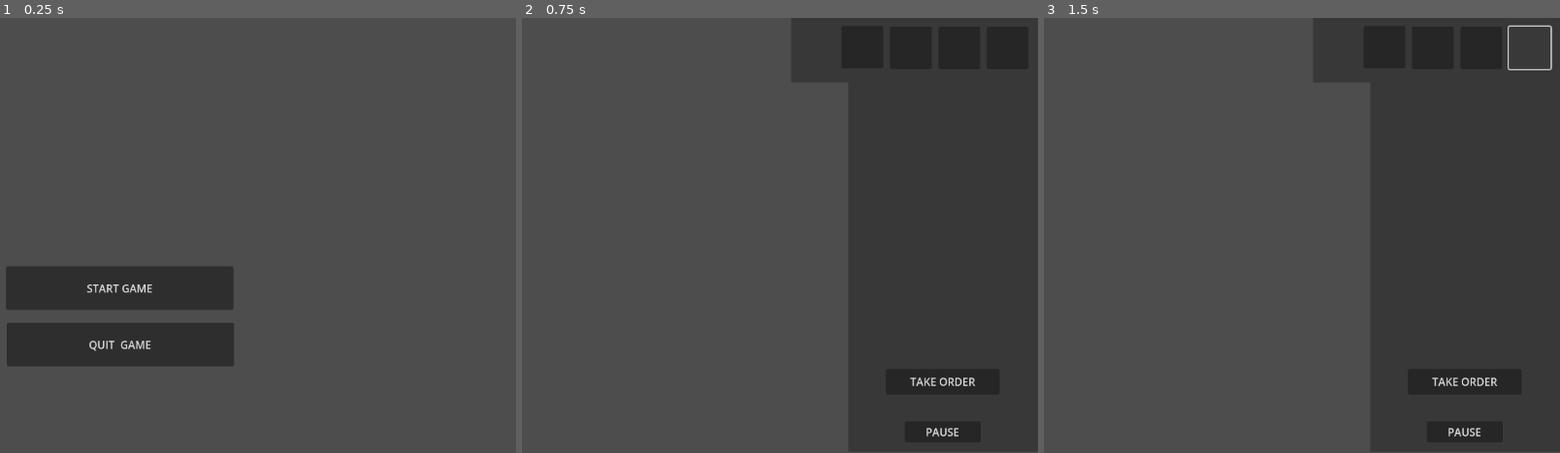
Above: before the commit, frames 1-3 (left to right).
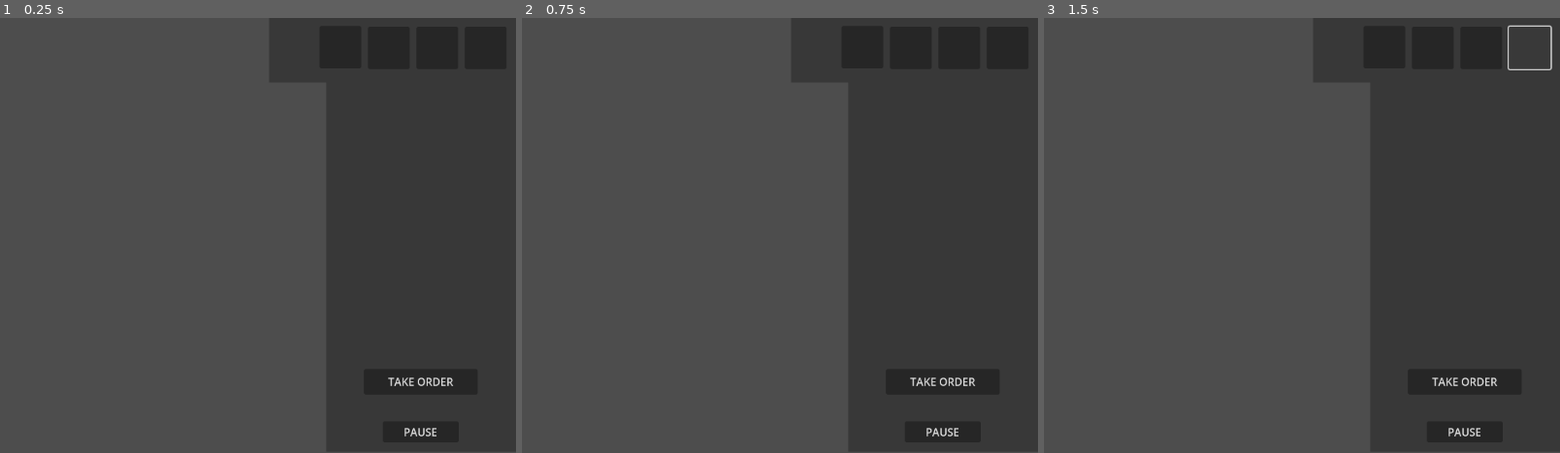
Above: after the commit, the same moments.

Repository: trishadar/PapasRotiria
Game: Godot game, scene res://order.tscn
The game is run twice, just before and just after one commit, with the same random seed, the same clock (stepped at 60 frames per second) and the same inputs. Before the commit the project starts from res://main.tscn.
Inputs (mouse positions are in pixels of both pictures, inside the frame that each line leads up to):
- Up to frame 1 (0.25 s): no input
- Up to frame 2 (0.75 s): click (640, 287) at 0.5 s, where only the run before the commit has a clickable "START GAME"
- Up to frame 3 (1.5 s): click (1529, 48) at 1.25 s

The runs differ from the first frame. In frame 1, 14% of the frame differs, in the area x 1-99%, y 1-98%; in frame 2, nothing differs; in frame 3, nothing differs.

Commit message:
vbgfhbfd

Diff:
--- a/project/project.godot
+++ b/project/project.godot
@@ -11,5 +11,5 @@
 [application]
 
 config/name="PapasRotiria"
-run/main_scene="uid://cpj4n04lsaqat"
+run/main_scene="uid://df6qbe7a8i3nw"
 config/features=PackedStringArray("4.4", "Forward Plus")
Not shown: 1 places in project/main.tscn that only renumber resources
